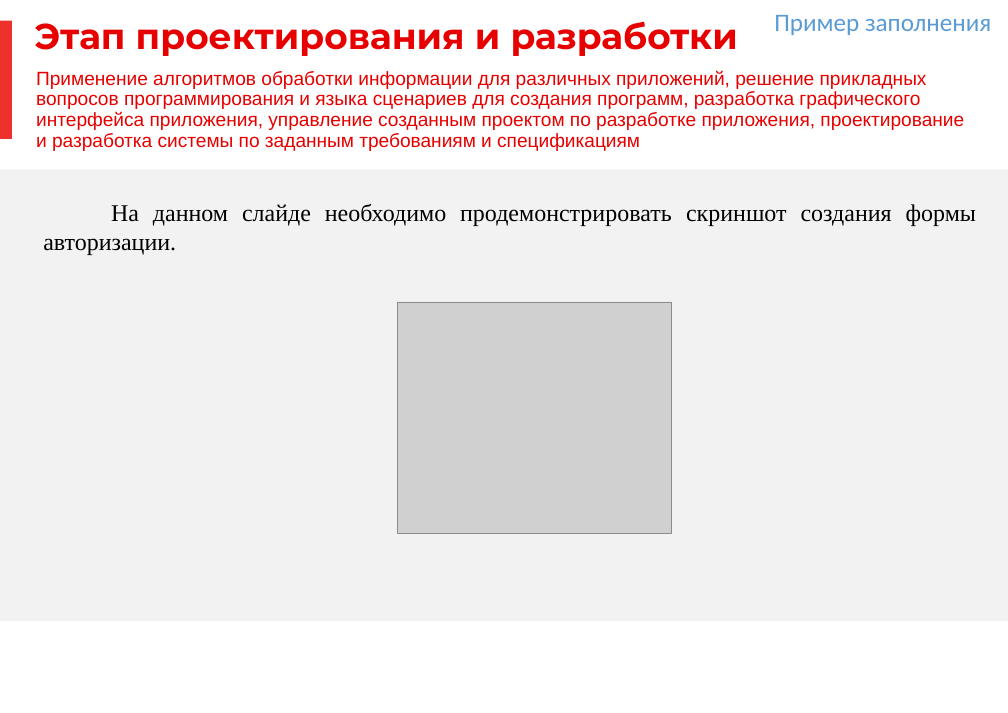
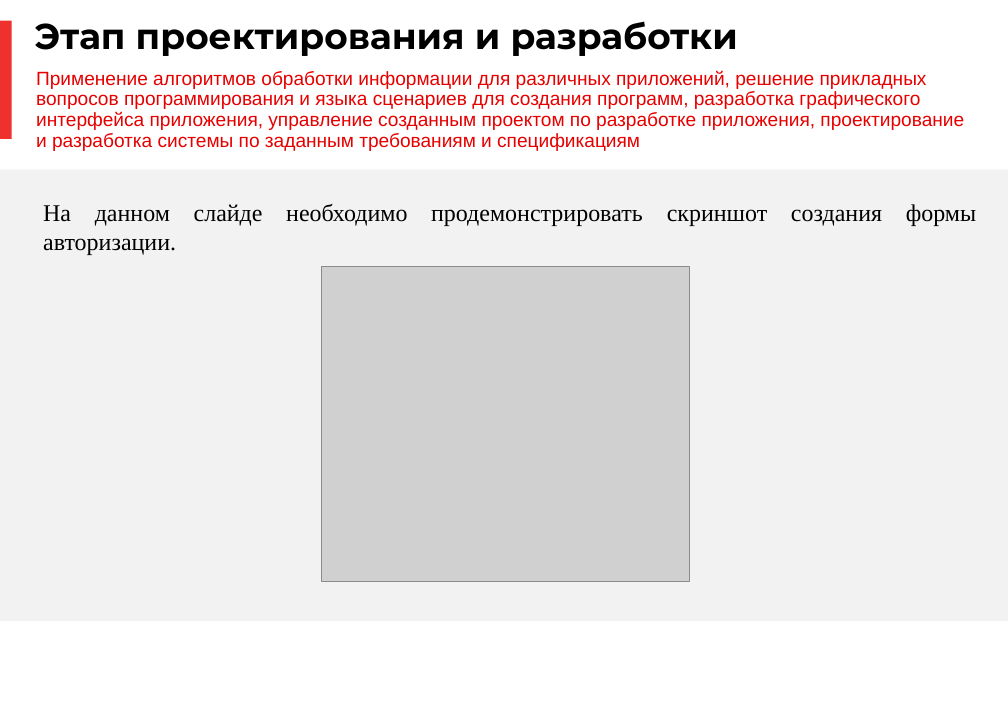
Before and after one commit to a-attendee/practice-2, a slide deck: slide 6 of docs/Prilozhenie 1 k individualnomu zadaniyu UP. PM.03 (shablon otcheta dlya zapolneniya).pptx. Drawn at 1008x713 pixels with LibreOffice and Linux fonts; fonts in the diff are those of the drawing; grey boxes stand for pictures; background and template pictures are left out. Boxes give left, top, right and bottom in pixels: in the first picture for what was removed or moved away, otherwise in the second. Text is boxed around its words. In the diff, an @@ line names an element or a change of style, - is before the commit and + after.

```diff
--- a/docs/Prilozhenie 1 k individualnomu zadaniyu UP. PM.03 (shablon otcheta dlya zapolneniya).pptx
+++ b/docs/Prilozhenie 1 k individualnomu zadaniyu UP. PM.03 (shablon otcheta dlya zapolneniya).pptx
@@ title "Этап проектирования и разработки" at bbox=[35, 21, 738, 56]: text colour #E60000 to #000000 @@
@@ text removed at bbox=[774, 15, 991, 35] @@
-Пример заполнения
@@ text "На данном слайде необходимо продемонстрировать ..." at bbox=[43, 204, 976, 226]: indent changed @@
@@ picture: place and size @@
-picture at bbox=[398, 302, 673, 533]
+picture at bbox=[322, 266, 690, 582]
```
Also in this commit, not shown: 14 other slides changed, 27 other files.
